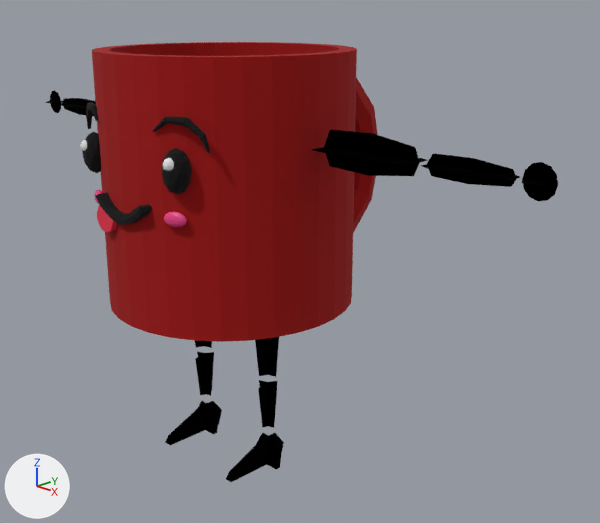
A saved change to the Blender file Raw/dark-fuel.blend.
The view is the same before and after, from a 50 mm camera at (5.07, -4.22, 3.76) aimed at (0.24, 0.56, 1.62). Every picture has the same lights, and +X, +Y and +Z are marked at lower left.
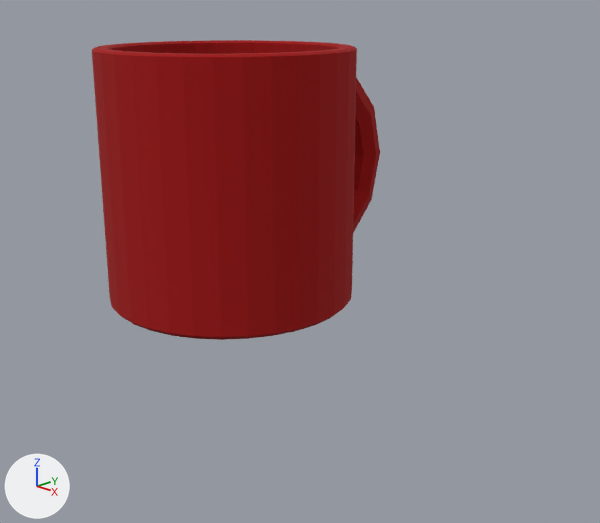
Where the change shows, as pixel boxes (x1, y1, x2, y2) in the pictures (600 x 523 px; the box of a moved part takes in the faces that stretch with it):
'Cylinder', reshaped
    before: (92, 42, 378, 342)
    after: (92, 40, 380, 340)
'Cube.008', hidden (black)
    before: (324, 130, 420, 176)
'Cube.002', hidden (black)
    before: (165, 401, 284, 482)
'Cube.009', hidden (black)
    before: (63, 98, 517, 187)
'Right Eye', hidden (black)
    before: (82, 132, 192, 195)
'Sphere.001', hidden (black)
    before: (50, 90, 558, 201)
'Mouth', hidden (black)
    before: (95, 193, 152, 225)
'Cube.001', hidden (black)
    before: (195, 352, 277, 428)
'Cube.005', hidden (black)
    before: (199, 401, 281, 469)
'Cube.006', hidden (black)
    before: (311, 147, 428, 165)
'Right Eye Brow', hidden (black)
    before: (86, 102, 210, 153)
'Cube.004', hidden (black)
    before: (197, 351, 277, 428)
'Cube.007', hidden (black)
    before: (59, 103, 520, 181)
'Cube', hidden (black)
    before: (195, 339, 268, 376)
'Cube.003', hidden (black)
    before: (204, 337, 279, 377)
'Dimple', hidden
    before: (94, 190, 187, 227)
'Tounge', hidden
    before: (97, 204, 117, 232)
'Icosphere', hidden
    before: (80, 140, 174, 171)
'Sphere', hidden
    before: (46, 101, 556, 186)
part 1 of me_cylinder, moved or reshaped
    before: (92, 49, 357, 342)
    after: (92, 49, 357, 340)
part 2 of me_cylinder, added (red)
    after: (92, 40, 357, 57)

The change, as a diff of the scene's bpy script:
```diff
--- a/Raw/dark-fuel.blend.py
+++ b/Raw/dark-fuel.blend.py
@@ me_cylinder @@
 # used by ob_cylinder; location = (0.0, 0.0, 2.402)
-me_cylinder.from_pydata(...)  # 284 vertices, 272 faces; spans x -1.0..1.0, y -1.0..1.77, z -1.0..1.0
+me_cylinder.from_pydata(...)  # 312 vertices, 274 faces; spans x -1.0..1.0, y -1.0..1.77, z -1.0..1.02
+# me_cylinder part 1: 132 vertices removed from x -1.0..1.0, y -1.0..1.0, z -1.0..0.53; 96 vertices added at x -1.0..1.0, y -1.0..1.0, z -1.0..-0.96
+# me_cylinder part 2: 64 vertices added at x -0.98..0.98, y -0.98..0.98, z 1.02
 me_cylinder.materials.append(mat_red)
@@ ob_cube @@
 _m = ob_cube.modifiers.new('Mirror', 'MIRROR')
 _m.mirror_object = ob_reflection_point
+ob_cube.hide_set(True)  # its collection is switched off
@@ ob_cube_001 @@
 _m = ob_cube_001.modifiers.new('Mirror', 'MIRROR')
 _m.mirror_object = ob_reflection_point
+ob_cube_001.hide_set(True)  # its collection is switched off
@@ ob_cube_002 @@
 _m = ob_cube_002.modifiers.new('Mirror', 'MIRROR')
 _m.mirror_object = ob_reflection_point
+ob_cube_002.hide_set(True)  # its collection is switched off
@@ ob_cube_003 @@
 _m = ob_cube_003.modifiers.new('Mirror', 'MIRROR')
 _m.mirror_object = ob_reflection_point
+ob_cube_003.hide_set(True)  # its collection is switched off
@@ ob_cube_004 @@
 _m = ob_cube_004.modifiers.new('Mirror', 'MIRROR')
 _m.mirror_object = ob_reflection_point
+ob_cube_004.hide_set(True)  # its collection is switched off
@@ ob_cube_005 @@
 _m = ob_cube_005.modifiers.new('Mirror', 'MIRROR')
 _m.mirror_object = ob_reflection_point
+ob_cube_005.hide_set(True)  # its collection is switched off
@@ ob_cube_006 @@
 _m = ob_cube_006.modifiers.new('Mirror', 'MIRROR')
 _m.mirror_object = ob_reflection_point
+ob_cube_006.hide_set(True)  # its collection is switched off
@@ ob_cube_007 @@
 _m = ob_cube_007.modifiers.new('Mirror', 'MIRROR')
 _m.mirror_object = ob_reflection_point
+ob_cube_007.hide_set(True)  # its collection is switched off
@@ ob_sphere @@
 _m = ob_sphere.modifiers.new('Mirror', 'MIRROR')
 _m.mirror_object = ob_reflection_point
+ob_sphere.hide_set(True)  # its collection is switched off
@@ ob_cube_008 @@
 _m = ob_cube_008.modifiers.new('Mirror', 'MIRROR')
 _m.mirror_object = ob_reflection_point
+ob_cube_008.hide_set(True)  # its collection is switched off
@@ ob_cube_009 @@
 _m = ob_cube_009.modifiers.new('Mirror', 'MIRROR')
 _m.mirror_object = ob_reflection_point
+ob_cube_009.hide_set(True)  # its collection is switched off
@@ ob_sphere_001 @@
 _m = ob_sphere_001.modifiers.new('Mirror', 'MIRROR')
 _m.mirror_object = ob_reflection_point
+ob_sphere_001.hide_set(True)  # its collection is switched off
@@ ob_right_eye_brow @@
 _m = ob_right_eye_brow.modifiers.new('Mirror', 'MIRROR')
 _m.mirror_object = ob_cylinder
+ob_right_eye_brow.hide_set(True)  # its collection is switched off
@@ ob_right_eye @@
 _m = ob_right_eye.modifiers.new('Mirror', 'MIRROR')
 _m.mirror_object = ob_cylinder
+ob_right_eye.hide_set(True)  # its collection is switched off
@@ ob_dimple @@
 _m = ob_dimple.modifiers.new('Mirror', 'MIRROR')
 _m.mirror_object = ob_cylinder
+ob_dimple.hide_set(True)  # its collection is switched off
@@ ob_mouth @@
 _m = ob_mouth.modifiers.new('Mirror', 'MIRROR')
+ob_mouth.hide_set(True)  # its collection is switched off
@@ ob_tounge @@
 _m = ob_tounge.modifiers.new('Mirror', 'MIRROR')
 _m.use_clip = True
+ob_tounge.hide_set(True)  # its collection is switched off
@@ ob_icosphere @@
 _m = ob_icosphere.modifiers.new('Boolean', 'BOOLEAN')
+ob_icosphere.hide_set(True)  # its collection is switched off
```
